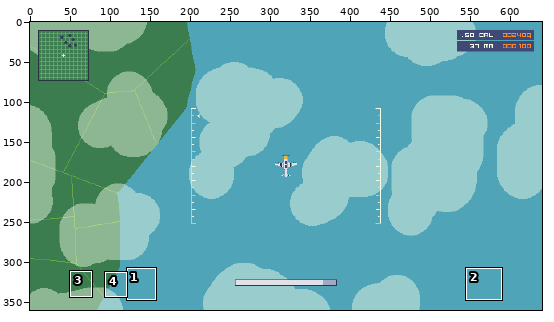
Two versions of one pixel-art file, Assets/Raw Assets/Concept-One.aseprite. Above: a wide view before the commit, with the close-up outlined.
Close-up. Before the edit:
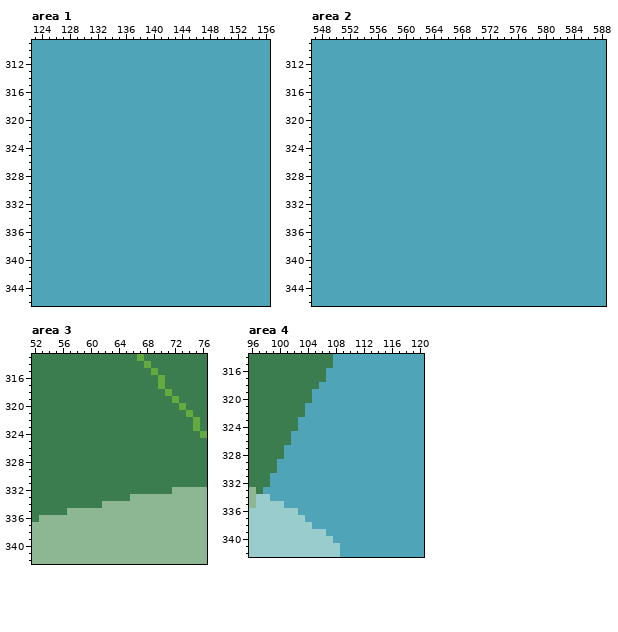
640x360 pixels, 1 frame. Shown: area 1: x 123..156, y 309..346; area 2: x 547..588, y 309..346; area 3: x 52..76, y 313..342; area 4: x 96..120, y 314..342. The commit also changed other parts of the picture, which this record leaves out.
Now the later version:
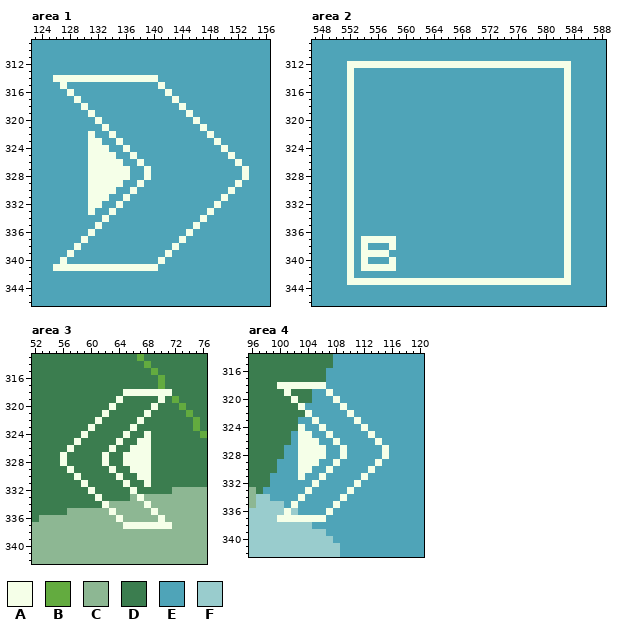
Palette (. is transparent): A #f5ffe8  B #63ab3f  C #8db793  D #3b7d4f  E #4fa4b8  F #99cccd
Difference:
layer "HUD/Buttons/Layer 11" now shown
layer "HUD/Buttons/Layer 13" now shown
Changed rows in their new state; - is an unchanged pixel.
Area 1, layer "HUD/Buttons/Layer 13":
first column x 126:
314 AAAAAAAAAAAAAAA-------------
315 -A-------------A------------
316 --A-------------A-----------
317 ---A-------------A----------
318 ----A-------------A---------
319 -----A-------------A--------
320 ------A-------------A-------
321 -------A-------------A------
322 -----A--A-------------A-----
323 -----AA--A-------------A----
324 -----AAA--A-------------A---
325 -----AAAA--A-------------A--
326 -----AAAAA--A-------------A-
327 -----AAAAAA--A-------------A
328 -----AAAAAA--A-------------A
329 -----AAAAA--A-------------A-
330 -----AAAA--A-------------A--
331 -----AAA--A-------------A---
332 -----AA--A-------------A----
333 -----A--A-------------A-----
334 -------A-------------A------
335 ------A-------------A-------
336 -----A-------------A--------
337 ----A-------------A---------
338 ---A-------------A----------
339 --A-------------A-----------
340 -A-------------A------------
341 AAAAAAAAAAAAAAA-------------
Area 2, layer "HUD/Buttons/Layer 11":
first column x 552:
312 AAAAAAAAAAAAAAAAAAAAAAAAAAAAAAAA
313 A------------------------------A
314 A------------------------------A
315 A------------------------------A
316 A------------------------------A
317 A------------------------------A
318 A------------------------------A
319 A------------------------------A
320 A------------------------------A
321 A------------------------------A
322 A------------------------------A
323 A------------------------------A
324 A------------------------------A
325 A------------------------------A
326 A------------------------------A
327 A------------------------------A
328 A------------------------------A
329 A------------------------------A
330 A------------------------------A
331 A------------------------------A
332 A------------------------------A
333 A------------------------------A
334 A------------------------------A
335 A------------------------------A
336 A------------------------------A
337 A-AAAAA------------------------A
338 A-A---A------------------------A
339 A-AAAA-------------------------A
340 A-A---A------------------------A
341 A-AAAAA------------------------A
342 A------------------------------A
343 AAAAAAAAAAAAAAAAAAAAAAAAAAAAAAAA
Area 3, layer "HUD/Buttons/Layer 13":
first column x 56:
318 ---------AAAAAAA
319 --------A-----A-
320 -------A-----A--
321 ------A-----A---
322 -----A-----A----
323 ----A-----A-----
324 ---A-----A--A---
325 --A-----A--AA---
326 -A-----A--AAA---
327 A-----A--AAAA---
328 A-----A--AAAA---
329 -A-----A--AAA---
330 --A-----A--AA---
331 ---A-----A--A---
332 ----A-----A-----
333 -----A-----A----
334 ------A-----A---
335 -------A-----A--
336 --------A-----A-
337 ---------AAAAAAA
Area 4, layer "HUD/Buttons/Layer 13":
first column x 100:
318 AAAAAAA---------
319 -A-----A--------
320 --A-----A-------
321 ---A-----A------
322 ----A-----A-----
323 -----A-----A----
324 ---A--A-----A---
325 ---AA--A-----A--
326 ---AAA--A-----A-
327 ---AAAA--A-----A
328 ---AAAA--A-----A
329 ---AAA--A-----A-
330 ---AA--A-----A--
331 ---A--A-----A---
332 -----A-----A----
333 ----A-----A-----
334 ---A-----A------
335 --A-----A-------
336 -A-----A--------
337 AAAAAAA---------
